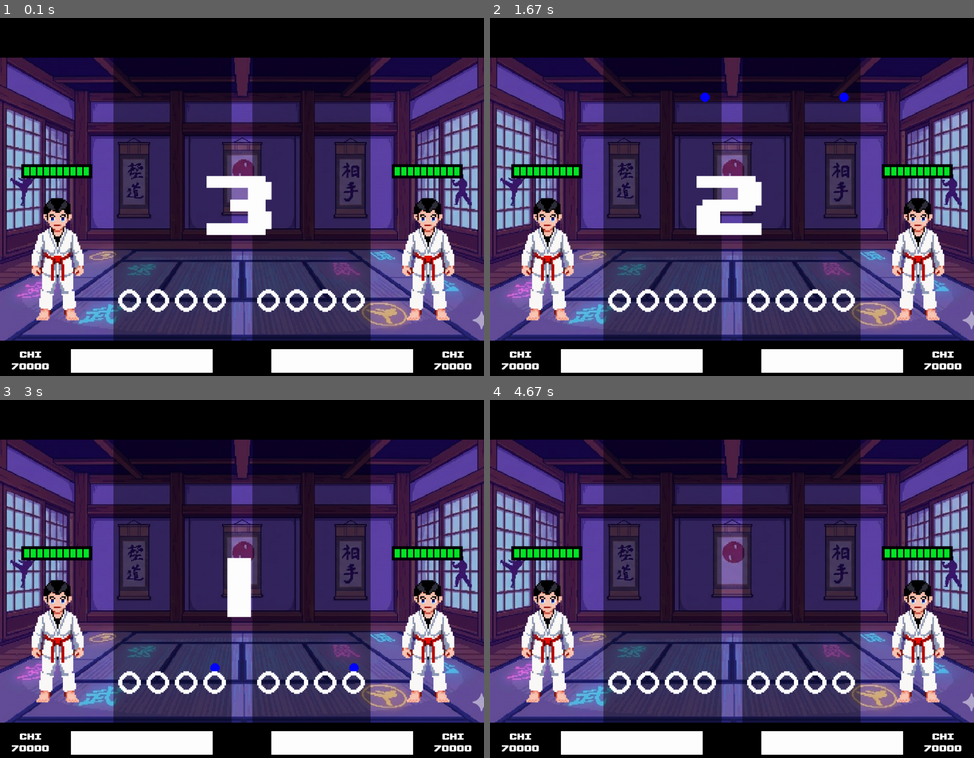
Above: before the commit, frames 1-4 (two rows, left to right).
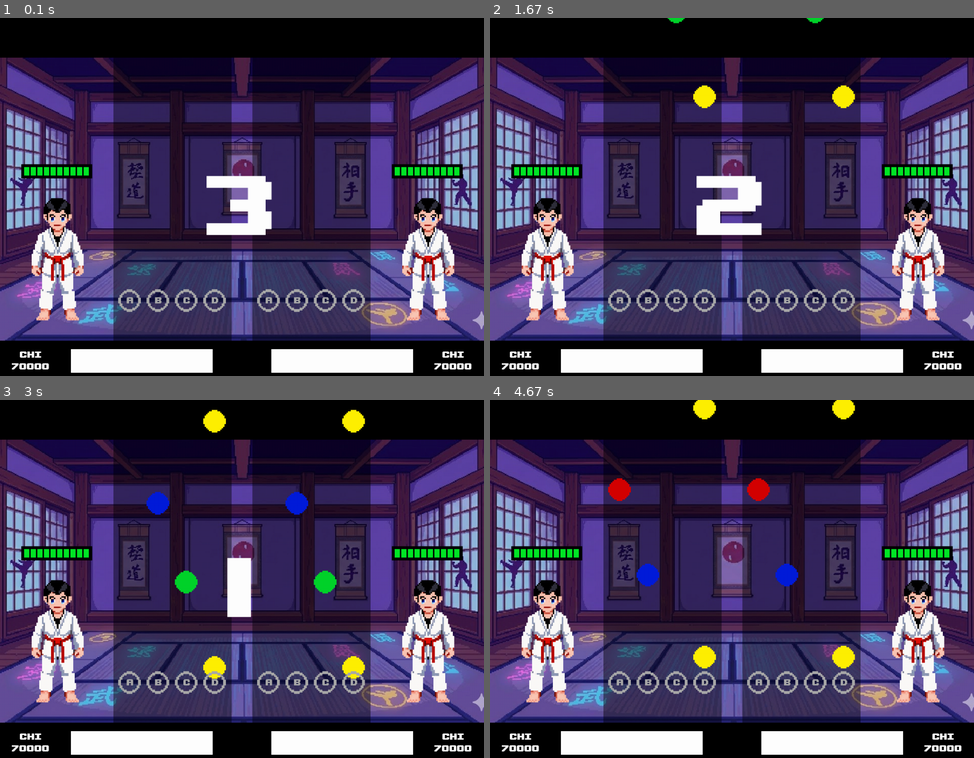
Above: after the commit, the same moments.

Repository: Supersllol/JeuArcade
Game: pygame game, started from AA_olympe.py
Two runs of this game, one before a commit and one after it. Both use one fixed random seed, a clock stepped at 60 frames per second and the inputs below.
Inputs:
- Up to frame 1 (0.1 s): no input
- Up to frame 2 (1.67 s): hold Right 0.33-0.8 s
- Up to frame 3 (3 s): no input
- Up to frame 4 (4.67 s): no input

The runs differ from the first frame. In frame 1, 1.3% of the frame differs, in the area x 24-76%, y 75-83%; in frame 2, 1.9%; in frame 3, 3.1%; in frame 4, 3.1%, in the area x 24-76%, y 0-83%.

Commit message:
falling notes work

Diff:
--- a/AA_chansons/beat-Semi-Charmed Life.json
+++ b/AA_chansons/beat-Semi-Charmed Life.json
@@ -43,11 +43,11 @@
             "move": 3
         },
         {
-            "time": 0.156,
-            "move": 1
-        },
-        {
-            "time": 0.76,
+            "time": 4.156,
+            "move": 1
+        },
+        {
+            "time": 4.76,
             "move": 2
         },
         {
--- a/AA_game/noteSheet.py
+++ b/AA_game/noteSheet.py
@@ -1,6 +1,6 @@
 import pygame
 from typing import List
-from AA_utils import misc, settings, timer, inputManager
+from AA_utils import misc, settings, timer, fontManager, inputManager
 from AA_game import musicTrack
 
 noteColors = {
@@ -36,11 +36,18 @@
         ) >= settings.TIME_ACTIVE_NOTE_INDICATOR:
             self._active = False
             self._activeTimer.stop()
+        currentColor = "red" if self._active else "#AAAAAA"
+        buttonIndicator = fontManager.upheaval(
+            inputManager.moveBindings[self._laneID].name, 25, currentColor)
+        self._mainSheet.blit(
+            buttonIndicator,
+            buttonIndicator.get_rect(center=(self._coords[0],
+                                             self._coords[1] - 3)))
         misc.pixel_ring(self._mainSheet,
-                        "red" if self._active else "white",
+                        currentColor,
                         self._coords,
                         settings.NOTE_RADIUS,
-                        thickness=3)
+                        thickness=2)
 
 
 class NoteSheet:
@@ -57,13 +64,17 @@
 
     def _drawNotes(self, noteSection: musicTrack.TrackSection,
                    musicElapsedTime: float):
-        # for lane in noteSection.lanes:
-        #     for note in lane.notes:
-        note = noteSection.lanes[3].notes[0]
-        calculatedYPos = settings.HIT_HEIGHT - (
-            (note.timestamp - musicElapsedTime) * settings.NOTE_SPEED)
-        pygame.draw.circle(self._mainSheet, "blue", (getLaneCenterXPos(
-            self._mainSheet.get_width(), 3), calculatedYPos), 10)
+        for lane in noteSection.lanes:
+            for note in lane.notes:
+                calculatedYPos = settings.HIT_HEIGHT - (
+                    (note.timestamp - musicElapsedTime) * settings.NOTE_SPEED)
+                misc.pixel_ring(
+                    self._mainSheet,
+                    noteColors[lane.laneID],
+                    (getLaneCenterXPos(self._mainSheet.get_width(),
+                                       lane.laneID), calculatedYPos),
+                    settings.NOTE_RADIUS,
+                    thickness=0)
 
     def update(self, noteSection: musicTrack.TrackSection,
                musicElapsedTime: float):
--- a/AA_game/player.py
+++ b/AA_game/player.py
@@ -31,6 +31,7 @@
 
     def loadSection(self, newSection: musicTrack.TrackSection):
         self._trackSection = newSection
+        print(newSection)
 
     def update(self, musicElapsedTime: float):
         self._playerHalf.fill((0, 0, 0, 0))
--- a/AA_scenes/gameScene.py
+++ b/AA_scenes/gameScene.py
@@ -103,6 +103,7 @@
 
         for txt in currentText:
             self._mainApp.blit(txt.text, txt.position)
+
         return super().loopScene(events)
 
     def getTransition(self):
--- a/AA_scenes/homeScene.py
+++ b/AA_scenes/homeScene.py
@@ -1,22 +1,29 @@
 from __future__ import annotations
 
 from AA_scenes.sceneClass import Scene
-from AA_utils import inputManager
+from AA_utils import inputManager, musicManager
 import pygame
 from typing import List, Optional
 
-# class HomeScene(Scene):
 
-#     def __init__(self, mainApp: pygame.Surface,
-#                  inputManager: inputManager.InputManager):
-#         super().__init__(mainApp, inputManager)
+class HomeScene(Scene):
 
-#     def initScene(self):
-#         super().initScene()
+    def __init__(self, mainApp: pygame.Surface,
+                 inputManager: inputManager.InputManager,
+                 musicManager: musicManager.MusicManager):
+        super().__init__(mainApp, inputManager, musicManager)
 
-#     def loopScene(self, events: List[pygame.event.Event]):
-#         self._mainApp.fill((0, 0, 0))
-#         return super().loopScene(events)
+    def initScene(self):
+        super().initScene()
 
-#     def getTransition(self):
-#         return super().getTransition()
+    def loopScene(self, events: List[pygame.event.Event]):
+        # code appelé à chaque loop
+        if inputManager.AxisInputs.X_LEFT in self._inputManager.getAxesActive(
+                0):
+            pass
+
+        self._mainApp.fill((0, 0, 0))
+        return super().loopScene(events)
+
+    def getTransition(self):
+        return super().getTransition()
